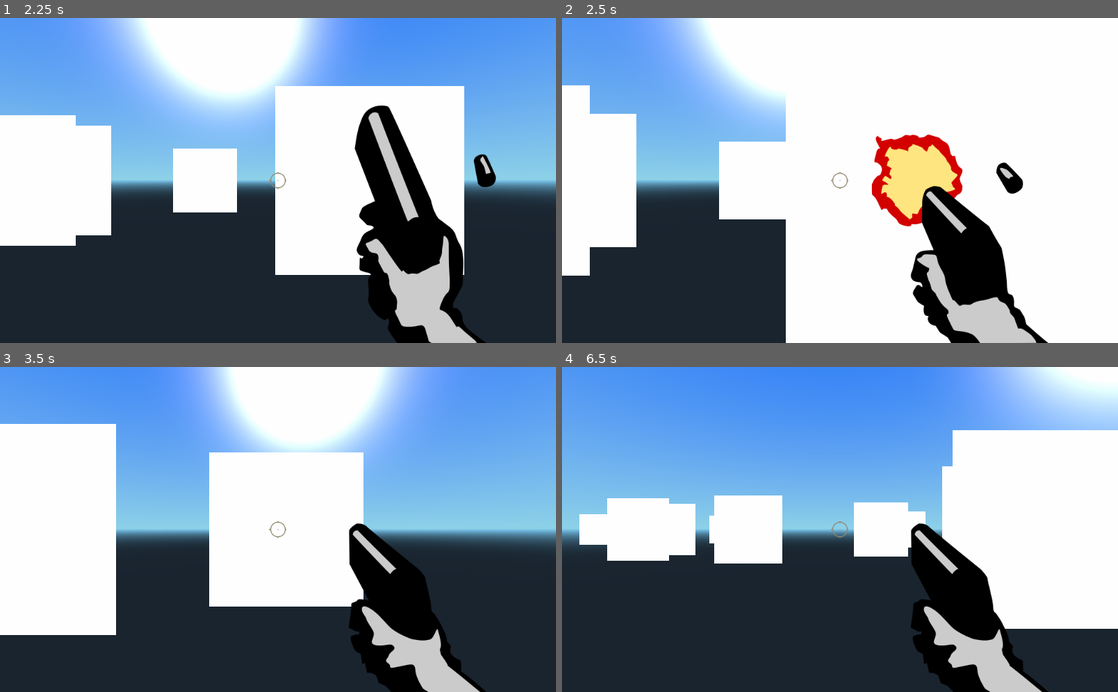
Above: before the commit, frames 1-4 (two rows, left to right).
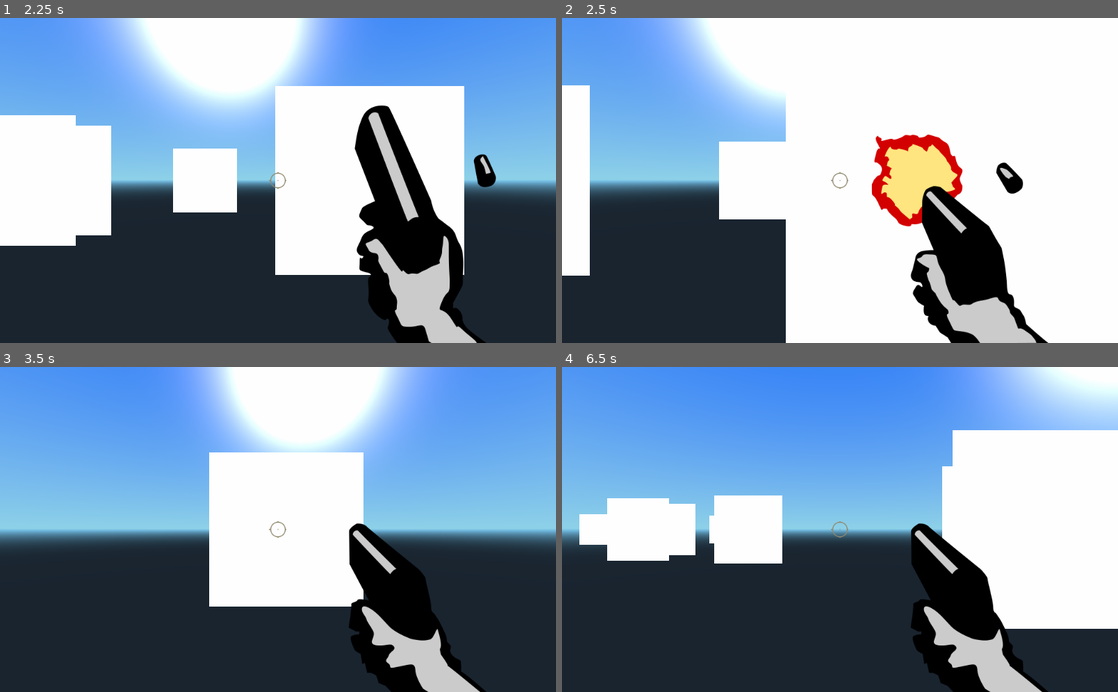
Above: after the commit, the same moments.

Repository: Requiem/Invasion-Charlotte
Game: Godot game, scene res://World.tscn
The game is run twice, just before and just after one commit, with the same random seed, the same clock (stepped at 60 frames per second) and the same inputs.
Inputs (mouse positions are in pixels of both pictures, inside the frame that each line leads up to):
- Up to frame 1 (2.25 s): move the mouse to (305, 180) at 0.52 s; press the mouse at (305, 180) at 0.53 s; hold W (move_forwards) from 0.53 s (still down); move the mouse to (250, 180) at 1.27 s; release the mouse at (250, 180) at 1.28 s; click (250, 180) at 1.35 s; move the mouse to (289, 174) at 2.02 s; press the mouse at (289, 174) at 2.03 s
- Up to frame 2 (2.5 s): keep holding W (move_forwards)
- Up to frame 3 (3.5 s): keep holding W (move_forwards); move the mouse to (272, 536) at 2.77 s; release the mouse at (272, 536) at 2.78 s; click (272, 536) at 2.85 s
- Up to frame 4 (6.5 s): move the mouse to (878, 532) at 3.52 s; press the mouse at (878, 532) at 3.53 s; tap R (restart) at 4.15 s; move the mouse to (795, 526) at 4.27 s; release the mouse at (795, 526) at 4.28 s; click (795, 526) at 4.35 s; move the mouse to (845, 529) at 5.02 s; press the mouse at (845, 529) at 5.03 s; move the mouse to (817, 523) at 5.77 s; release W (move_forwards) at 5.78 s; release the mouse at (817, 523) at 5.78 s; hold D (move_right) from 5.78 s (still down); click (817, 523) at 5.85 s

Frame 1 is identical in both runs. In frame 2, 3.4% of the frame differs, in the area x 5-14%, y 29-71%; in frame 3, 14%, in the area x 0-21%, y 17-83%; in frame 4, 1.8%.

Commit message:
enemies disappear after dying

Diff:
--- a/Zombie.gd
+++ b/Zombie.gd
@@ -31,10 +31,15 @@
 			pass
 			#coll.die()
 
+func _fade_away():
+	queue_free()
+
 func die():
 	dead = true
 	$CollisionShape.disabled = true
 	anim_player.play("die")
+	$ObliterationTimer.connect("timeout", self, "_fade_away")
+	$ObliterationTimer.start()
 
 func set_player(p):
 	player = p
--- a/Zombie.tscn
+++ b/Zombie.tscn
@@ -4,67 +4,16 @@
 [ext_resource path="res://fps_monster_sprites.png" type="Texture" id=2]
 
 [sub_resource type="CapsuleShape" id=1]
-
 radius = 0.8
-height = 1.0
 
 [sub_resource type="SpatialMaterial" id=4]
-
-render_priority = 0
 flags_transparent = true
 flags_unshaded = true
-flags_vertex_lighting = false
-flags_no_depth_test = false
-flags_use_point_size = false
-flags_world_triplanar = false
-flags_fixed_size = false
-flags_albedo_tex_force_srgb = false
-vertex_color_use_as_albedo = false
-vertex_color_is_srgb = false
-params_diffuse_mode = 0
-params_specular_mode = 0
-params_blend_mode = 0
-params_cull_mode = 0
-params_depth_draw_mode = 0
-params_line_width = 1.0
-params_point_size = 1.0
 params_billboard_mode = 2
-params_grow = false
-params_use_alpha_scissor = false
-albedo_color = Color( 1, 1, 1, 1 )
-metallic = 0.0
-metallic_specular = 0.5
-metallic_texture_channel = 0
-roughness = 0.0
-roughness_texture_channel = 0
-emission_enabled = false
-normal_enabled = false
-rim_enabled = false
-clearcoat_enabled = false
-anisotropy_enabled = false
-ao_enabled = false
-depth_enabled = false
-subsurf_scatter_enabled = false
-transmission_enabled = false
-refraction_enabled = false
-detail_enabled = false
-uv1_scale = Vector3( 1, 1, 1 )
-uv1_offset = Vector3( 0, 0, 0 )
-uv1_triplanar = false
-uv1_triplanar_sharpness = 1.0
-uv2_scale = Vector3( 1, 1, 1 )
-uv2_offset = Vector3( 0, 0, 0 )
-uv2_triplanar = false
-uv2_triplanar_sharpness = 1.0
-proximity_fade_enable = false
-distance_fade_enable = false
-_sections_unfolded = [ "Flags", "Parameters" ]
 
 [sub_resource type="Animation" id=2]
-
 resource_name = "die"
 length = 0.75
-loop = false
 step = 0.15
 tracks/0/type = "value"
 tracks/0/path = NodePath("Sprite3D:frame")
@@ -80,7 +29,6 @@
 }
 
 [sub_resource type="Animation" id=3]
-
 resource_name = "walk"
 length = 0.6
 loop = true
@@ -98,72 +46,26 @@
 "values": [ 0, 1, 2, 3 ]
 }
 
-[node name="Zombie" type="KinematicBody" index="0"]
-
-input_ray_pickable = true
-input_capture_on_drag = false
-collision_layer = 1
-collision_mask = 1
-axis_lock_linear_x = false
-axis_lock_linear_y = false
-axis_lock_linear_z = false
-axis_lock_angular_x = false
-axis_lock_angular_y = false
-axis_lock_angular_z = false
-collision/safe_margin = 0.001
+[node name="Zombie" type="KinematicBody"]
 script = ExtResource( 1 )
 
-[node name="CollisionShape" type="CollisionShape" parent="." index="0"]
+[node name="CollisionShape" type="CollisionShape" parent="."]
+transform = Transform( 1, 0, 0, 0, -4.37114e-08, -1, 0, 1, -4.37114e-08, 0, 0, 0 )
+shape = SubResource( 1 )
 
-transform = Transform( 1, 0, 0, 0, -4.37114e-008, -1, 0, 1, -4.37114e-008, 0, 0, 0 )
-shape = SubResource( 1 )
-disabled = false
+[node name="Sprite3D" type="Sprite3D" parent="."]
+material_override = SubResource( 4 )
+texture = ExtResource( 2 )
+hframes = 5
+vframes = 2
+frame = 1
 
-[node name="Sprite3D" type="Sprite3D" parent="." index="1"]
-
-layers = 1
-material_override = SubResource( 4 )
-cast_shadow = 1
-extra_cull_margin = 0.0
-use_in_baked_light = false
-lod_min_distance = 0.0
-lod_min_hysteresis = 0.0
-lod_max_distance = 0.0
-lod_max_hysteresis = 0.0
-centered = true
-offset = Vector2( 0, 0 )
-flip_h = false
-flip_v = false
-modulate = Color( 1, 1, 1, 1 )
-opacity = 1.0
-pixel_size = 0.01
-axis = 2
-transparent = true
-shaded = false
-double_sided = true
-alpha_cut = 0
-texture = ExtResource( 2 )
-vframes = 2
-hframes = 5
-frame = 1
-region_enabled = false
-region_rect = Rect2( 0, 0, 0, 0 )
-_sections_unfolded = [ "Animation", "Geometry" ]
-
-[node name="AnimationPlayer" type="AnimationPlayer" parent="." index="2"]
-
-root_node = NodePath("..")
-autoplay = ""
-playback_process_mode = 1
-playback_default_blend_time = 0.0
-playback_speed = 1.0
+[node name="AnimationPlayer" type="AnimationPlayer" parent="."]
 anims/die = SubResource( 2 )
 anims/walk = SubResource( 3 )
-blend_times = [  ]
 
-[node name="RayCast" type="RayCast" parent="." index="3"]
+[node name="RayCast" type="RayCast" parent="."]
+enabled = true
+cast_to = Vector3( 0, 0, 1.5 )
 
-enabled = true
-exclude_parent = true
-cast_to = Vector3( 0, 0, 1.5 )
-collision_mask = 1
+[node name="ObliterationTimer" type="Timer" parent="."]
